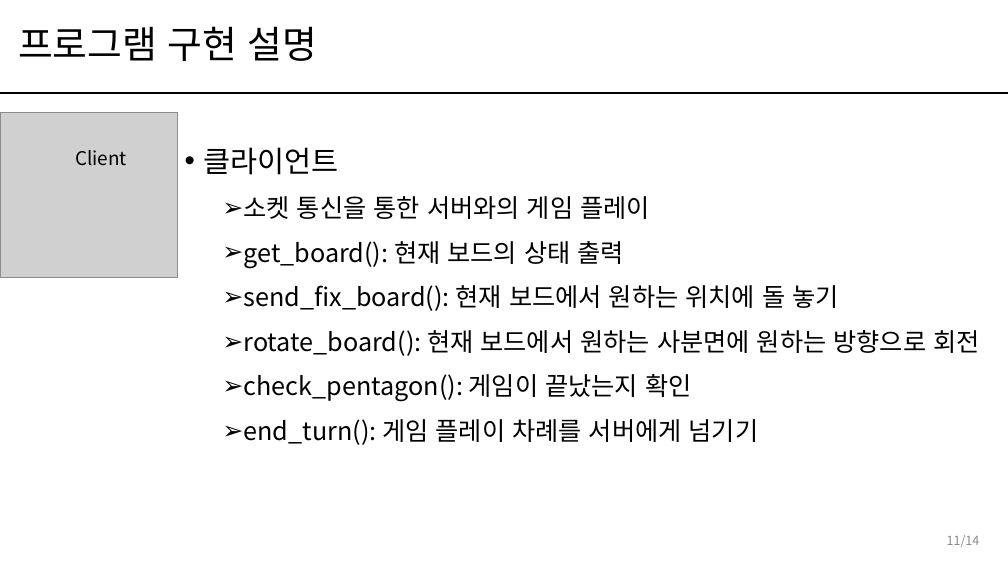
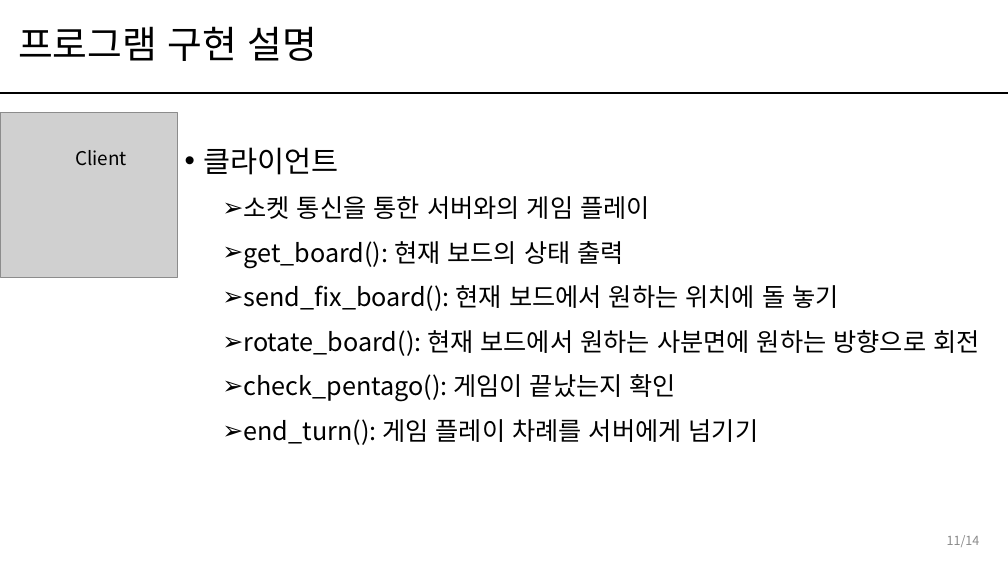
Before and after one commit to ckdgus0505/Penta-Go, a slide deck: slide 11 of 문서산출물/발표자료/[PG]프로젝트발표자료_준식쓰와형님들.pptx. Drawn at 1008x567 pixels with LibreOffice and Linux fonts; fonts in the diff are those of the drawing; grey boxes stand for pictures. Boxes give left, top, right and bottom in pixels: in the first picture for what was removed or moved away, otherwise in the second. Text is boxed around its words. In the diff, an @@ line names an element or a change of style, - is before the commit and + after.

```diff
--- a/문서산출물/발표자료/[PG]프로젝트발표자료_준식쓰와형님들.pptx
+++ b/문서산출물/발표자료/[PG]프로젝트발표자료_준식쓰와형님들.pptx
@@ text at (244,374,676,402): text changed @@
-  ➢ check_pentagon(): 게임이 끝났는지 확인
+  ➢ check_pentago(): 게임이 끝났는지 확인
```
Also in this commit, not shown: 2 other slides changed, 3 other files.
